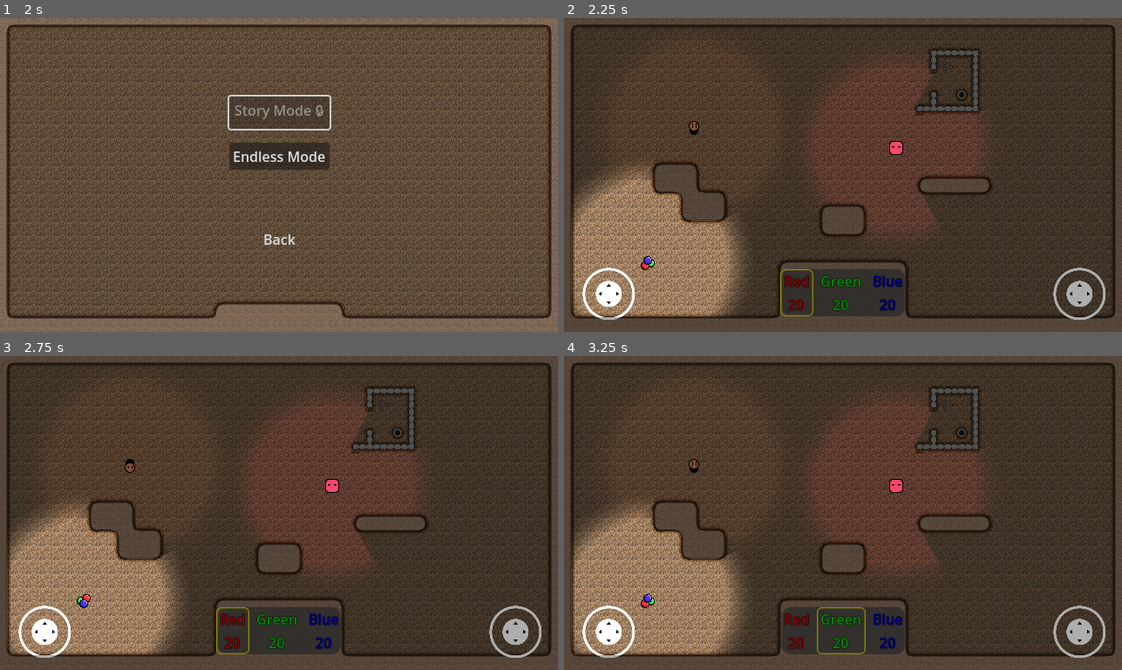
Above: before the commit, frames 1-4 (two rows, left to right).
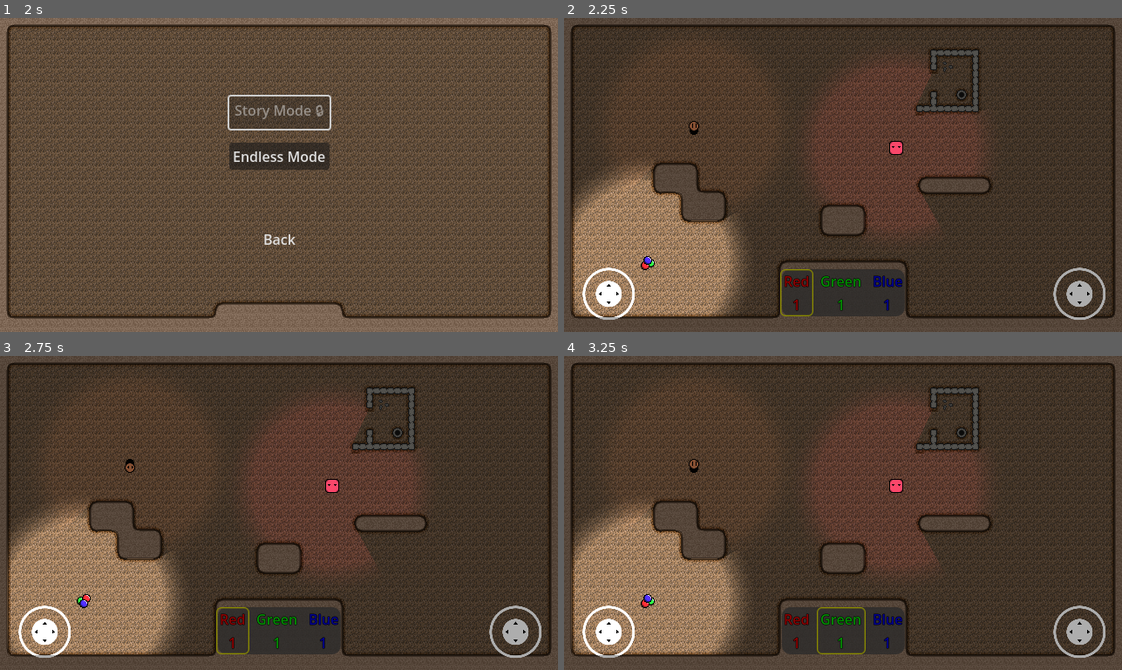
Above: after the commit, the same moments.

Repository: Degenerate-Games/shadows-below
Game: Godot game, scene res://scenes/menus/main_menu.tscn
Two runs of this game, one before a commit and one after it. Both use one fixed random seed, a clock stepped at 60 frames per second and the inputs below.
Inputs (mouse positions are in pixels of both pictures, inside the frame that each line leads up to):
- Up to frame 1 (2 s): click "Start" at 0.5 s; click "Start" at 1.25 s
- Up to frame 2 (2.25 s): click "Endless Mode" at 2 s
- Up to frame 3 (2.75 s): no input
- Up to frame 4 (3.25 s): move the mouse to (965, 497) at 2.77 s; hold L (mixing_ui_right) from 2.78 s (still down); click (965, 497) at 2.92 s

Frame 1 is identical in both runs. In frame 2, 0.2% of the frame differs, in the area x 40-60%, y 89-94%; in frame 3, 0.2%; in frame 4, 0.2%.

Commit message:
Add optional steps variable to ColorValue

Diff:
--- a/scripts/ui/color_mixing_ui.gd
+++ b/scripts/ui/color_mixing_ui.gd
@@ -16,9 +16,9 @@
 
 signal color_changed
 
-var red_value: ColorValue = ColorValue.new(20)
-var green_value: ColorValue = ColorValue.new(20)
-var blue_value: ColorValue = ColorValue.new(20)
+var red_value: ColorValue = ColorValue.new(1, 3)
+var green_value: ColorValue = ColorValue.new(1, 3)
+var blue_value: ColorValue = ColorValue.new(1, 3)
 
 # Called when the node enters the scene tree for the first time.
 func _ready():
@@ -75,9 +75,7 @@
 		color_changed.emit(get_color())
 
 func get_color() -> Color:
-	var cmax = max(red_value.value, green_value.value, blue_value.value)
-
-	return Color(red_value.normalize_with_max(cmax), green_value.normalize_with_max(cmax), blue_value.normalize_with_max(cmax))
+	return Color(red_value.normalize(), green_value.normalize(), blue_value.normalize())
 
 func get_inverse_color() -> Color:
 	return Color(red_value.invert().normalize(), green_value.invert().normalize(), blue_value.invert().normalize())
--- a/scripts/util/color_value.gd
+++ b/scripts/util/color_value.gd
@@ -4,9 +4,11 @@
   get:
     return value
   set(val):
-    value = clamp(val, 0, 255)
+    value = clamp(val, 0, steps)
+var steps: int
 
-func _init(val: int):
+func _init(val: int, num_steps: int = 255):
+  self.steps = num_steps
   self.value = val
 
 func increment():
@@ -25,7 +27,4 @@
   return ColorValue.new(255 - self.value)
 
 func normalize():
-  return remap(self.value, 0.0, 255.0, 0.25, 1.0)
-
-func normalize_with_max(cmax: int):
-  return remap(self.value, 0.0, cmax, 0.25, 1.0)
+  return remap(self.value, 0, steps, 0.25, 1.0)
